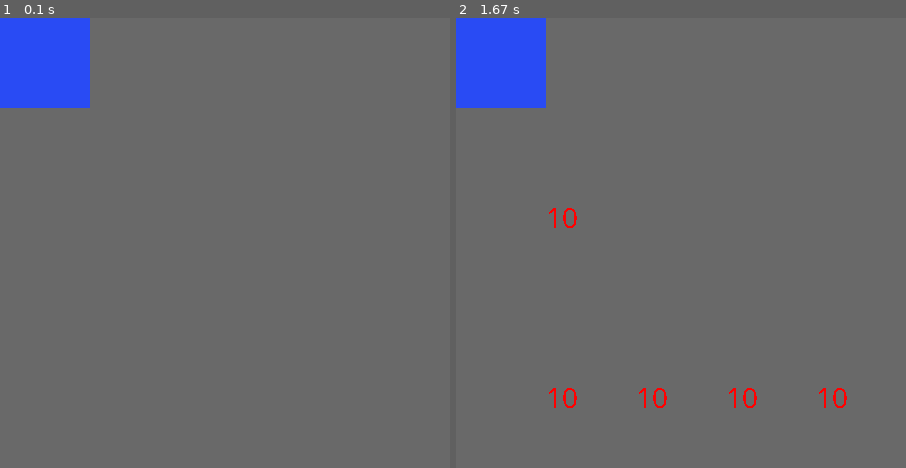
Above: before the commit, frames 1-2 (left to right).
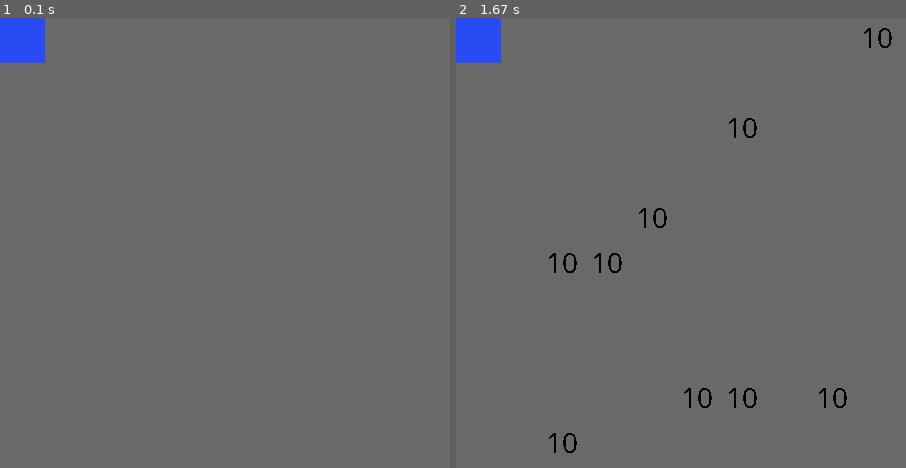
Above: after the commit, the same moments.

Repository: pthpth/Pygame
Game: pygame game, started from minesweeper.py
The game is run twice, just before and just after one commit, with the same random seed, the same clock (stepped at 60 frames per second) and the same inputs.
Inputs:
- Up to frame 1 (0.1 s): no input
- Up to frame 2 (1.67 s): tap Esc at 0.33 s

The runs differ from the first frame. In frame 1, 3.0% of the frame differs, in the area x 0-20%, y 0-20%; in frame 2, 3.9%, in the area x 0-97%, y 0-97%.

Commit message:
Small changes

Diff:
--- a/minesweeper.py
+++ b/minesweeper.py
@@ -21,7 +21,7 @@
     K_2
 )
 
-number = 5
+number = 10
 SCREEN_WIDTH = 450
 SCREEN_HEIGHT = 450
 wid = int(SCREEN_WIDTH / number)
@@ -30,7 +30,7 @@
 pygame.font.init()
 typer = pygame.font.SysFont("Comic Sans MS", 30)
 screen = pygame.display.set_mode((SCREEN_WIDTH, SCREEN_HEIGHT))
-BOMBS = 5
+BOMBS = 9
 FINAL_TEXT = "PRESS ESCAPE AGAIN"
 tiles_turned = 0
 
@@ -66,7 +66,7 @@
         elif self.val == 1:
             color = (34, 139, 34)
         elif self.val == 10:
-            color = (255, 0, 0)
+            color = (0, 0, 0)
         elif self.val > 3:
             color = (255, 0, 0)
         self.text = typer.render(str(self.val), False, color)
